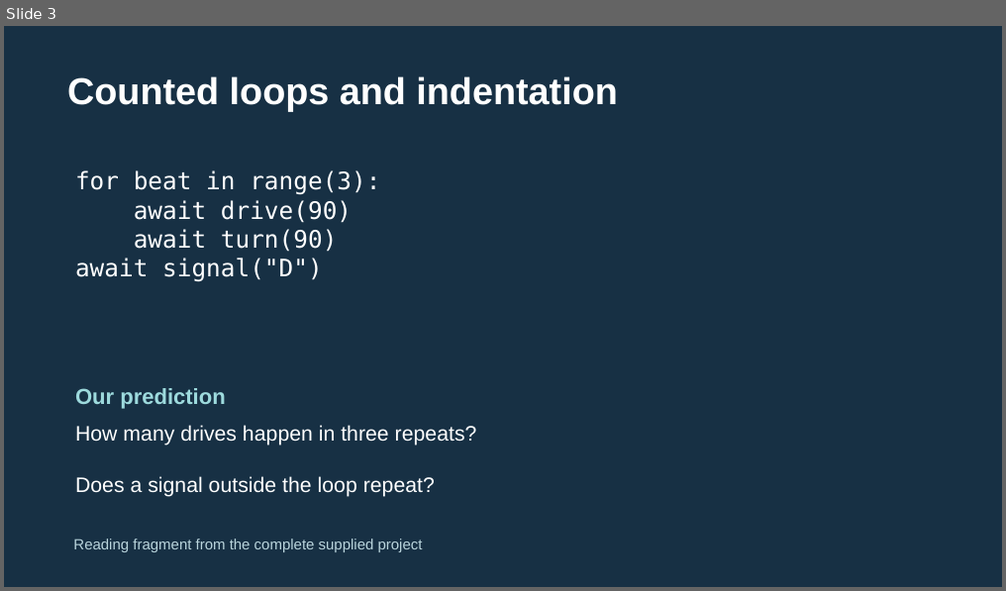
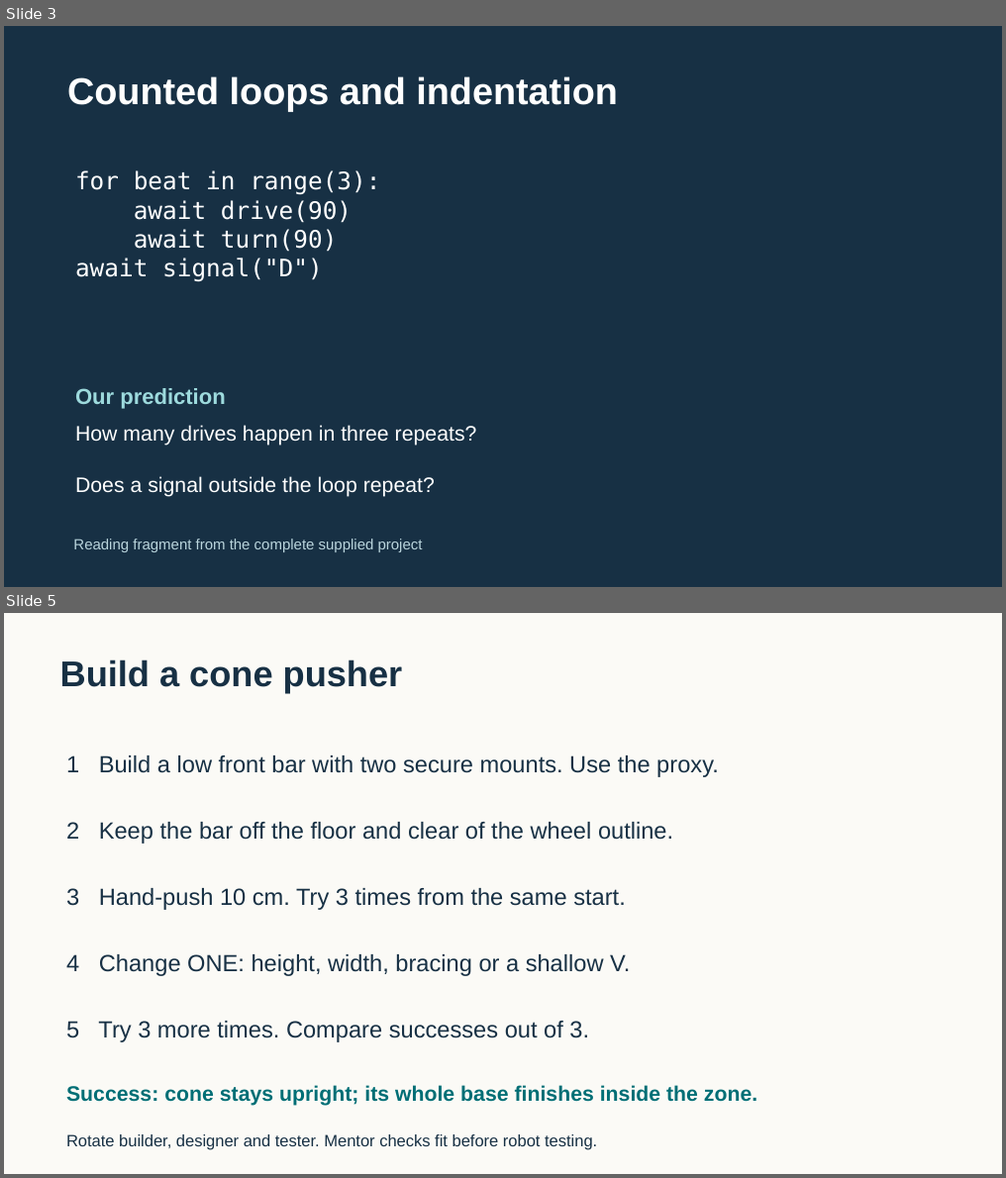
Before and after one commit to FRC999/YMCA-SPIKE-education, a slide deck: 03_Presentations/W03_dance.pptx. Shown one above the other, each under a label of ours: slide 3 before the commit, slides 3 and 5 after it; the slides between them are not shown. The pictures are 1006x591 and 1006x1178 pixels, drawn with LibreOffice and Linux fonts; fonts in the diff are those of the drawing. Boxes give left, top, right and bottom in pixels: in the first picture for what was removed or moved away, otherwise in the second. Text is boxed around its words. In the diff, an @@ line names an element or a change of style, - is before the commit and + after.

Commit message:
Replace Week 3 character build with cone pusher and teach build steps in slides

```diff
--- a/03_Presentations/W03_dance.pptx
+++ b/03_Presentations/W03_dance.pptx
@@ slide 5 added at bbox=[4, 613, 1002, 1174], background #FBFAF6 @@
@@ text added at bbox=[60, 660, 403, 692], 34.5 pt, text #173044, bold @@
+Build a cone pusher
@@ text added at bbox=[66, 756, 719, 777], 22.5 pt, text #173044 @@
+1 Build a low front bar with two secure mounts. Use the proxy.
@@ text added at bbox=[66, 822, 673, 844], 22.5 pt, text #173044 @@
+2 Keep the bar off the floor and clear of the wheel outline.
@@ text added at bbox=[66, 888, 626, 910], 22.5 pt, text #173044 @@
+3 Hand-push 10 cm. Try 3 times from the same start.
@@ text added at bbox=[66, 955, 630, 976], 22.5 pt, text #173044 @@
+4 Change ONE: height, width, bracing or a shallow V.
@@ text added at bbox=[66, 1021, 589, 1043], 22.5 pt, text #173044 @@
+5 Try 3 more times. Compare successes out of 3.
@@ text added at bbox=[66, 1085, 757, 1106], 20.2 pt, text #006E75, bold @@
+Success: cone stays upright; its whole base finishes inside the zone.
@@ text added at bbox=[66, 1135, 597, 1151], 15.8 pt, text #173044 @@
+Rotate builder, designer and tester. Mentor checks fit before robot testing.
```
Also in this commit, not shown: 3 slides changed, 1 other slide added, 1 slide removed, 30 other files.
